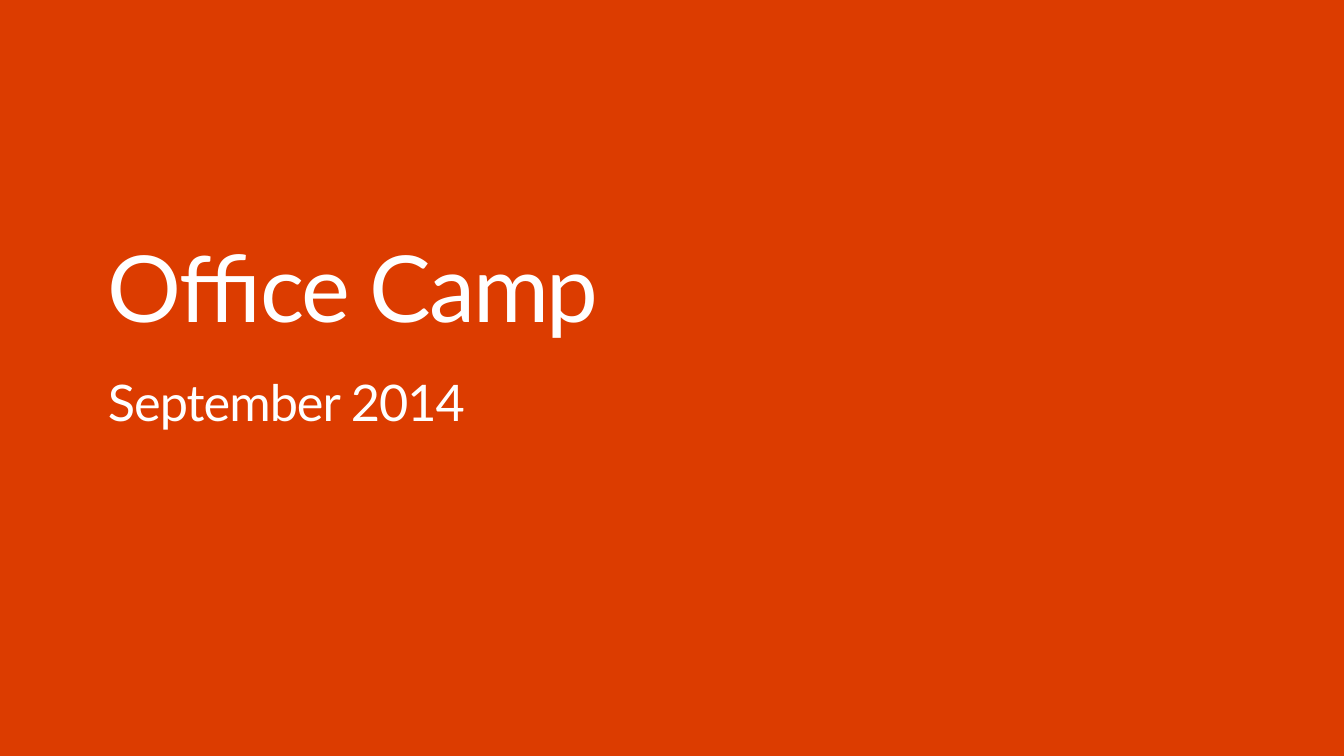
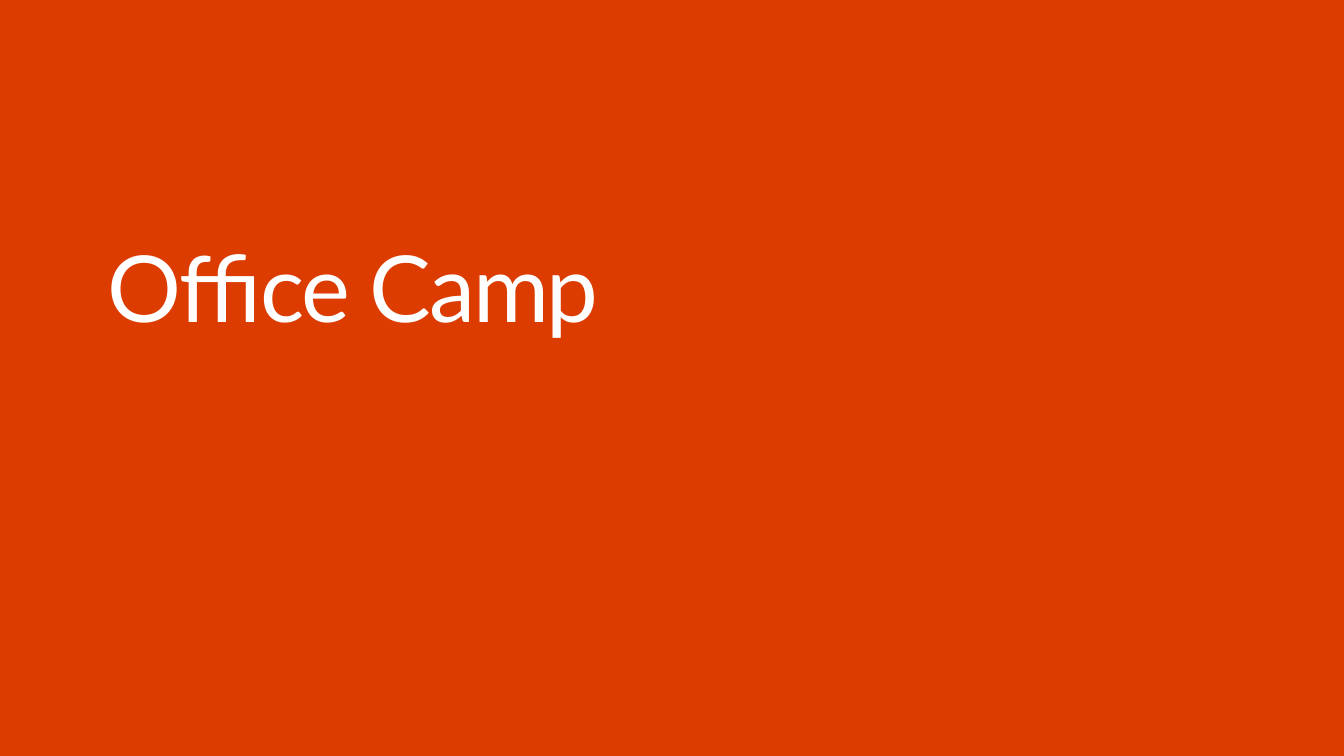
Before and after one commit to stinethebean/DevCampTraining, a slide deck: slide 1 of 06.Hook into SharePoint APIs with Android/06.Hook into SharePoint APIs with Android.pptx. Drawn at 1344x756 pixels with LibreOffice and Linux fonts; fonts in the diff are those of the drawing; background and template pictures are left out. Boxes give left, top, right and bottom in pixels: in the first picture for what was removed or moved away, otherwise in the second. Text is boxed around its words. In the diff, an @@ line names an element or a change of style, - is before the commit and + after.

```diff
--- a/06.Hook into SharePoint APIs with Android/06.Hook into SharePoint APIs with Android.pptx
+++ b/06.Hook into SharePoint APIs with Android/06.Hook into SharePoint APIs with Android.pptx
@@ text removed at [108, 384, 465, 429] @@
-September 2014
```
Also in this commit, not shown: 1 other slide changed, 4 other files.
